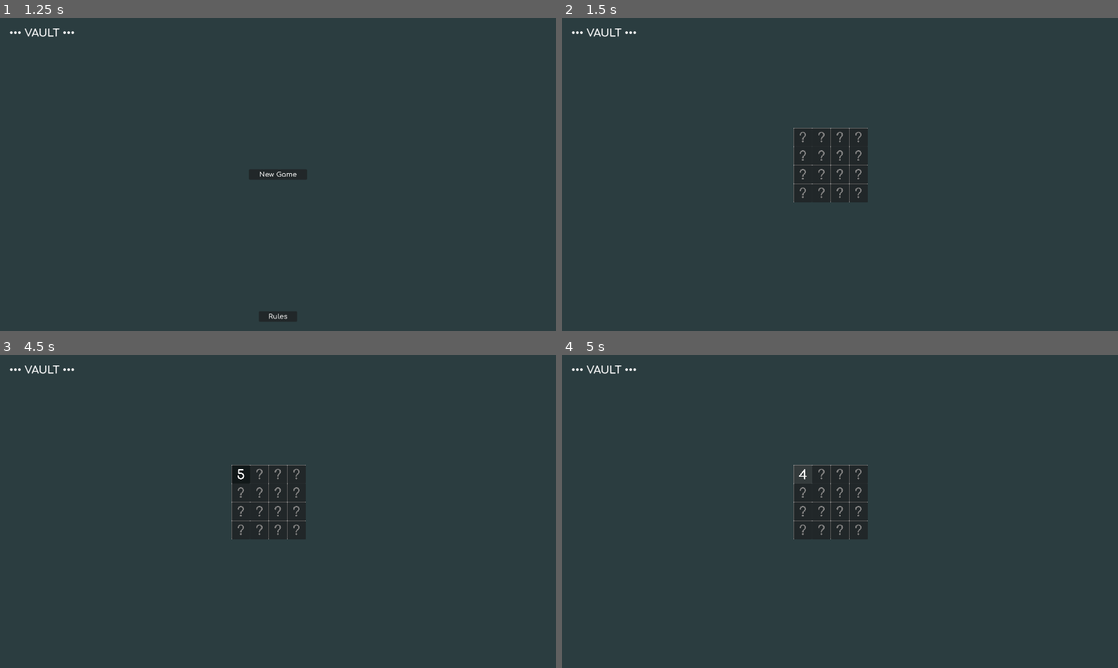
Above: before the commit, frames 1-4 (two rows, left to right).
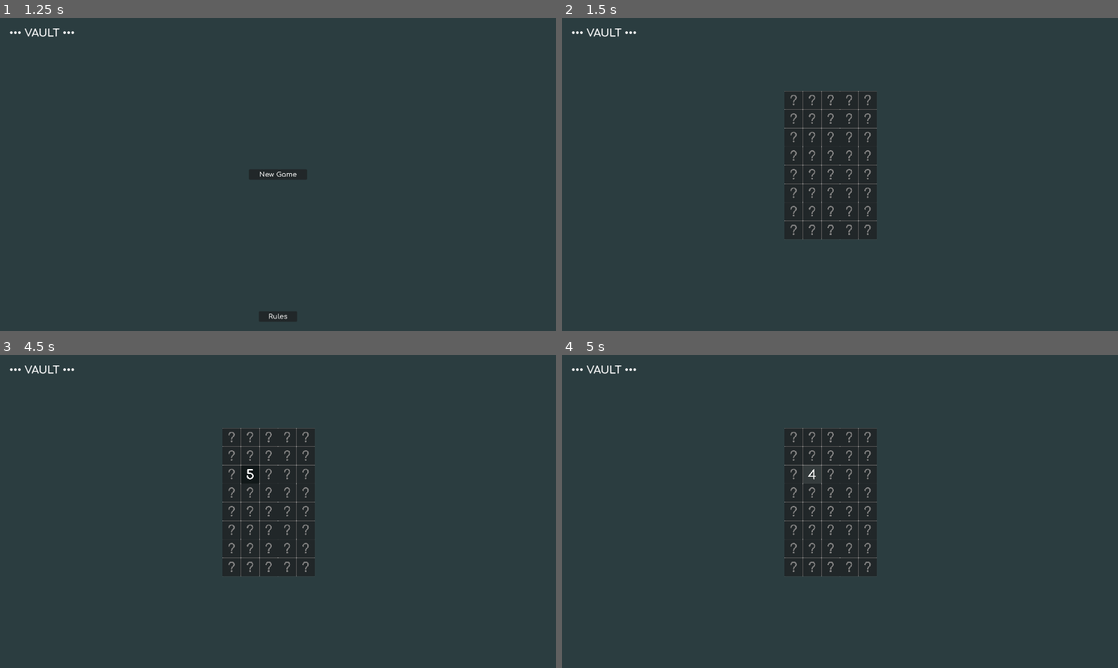
Above: after the commit, the same moments.

Repository: Kaeltyk/vault-noart
Game: Godot game, scene res://Main.tscn
The game is run twice, just before and just after one commit, with the same random seed, the same clock (stepped at 60 frames per second) and the same inputs.
Inputs (mouse positions are in pixels of both pictures, inside the frame that each line leads up to):
- Up to frame 1 (1.25 s): move the mouse to (400, 158) at 0.52 s; hold Keypad 8 (ui_eight) from 0.53 s (still down); click (400, 158) at 0.67 s; tap Keypad 5 (ui_five) at 0.8 s
- Up to frame 2 (1.5 s): release Keypad 8 (ui_eight) at 1.25 s; click "New Game" at 1.25 s
- Up to frame 3 (4.5 s): click (239, 473) at 2.02 s; click (239, 473) at 2.77 s; click (239, 473) at 3.52 s; tap Enter at 4.25 s; tap Keypad 5 (ui_five) at 4.35 s; click (239, 473) at 4.42 s
- Up to frame 4 (5 s): tap Keypad 4 (ui_four) at 4.55 s

Frame 1 is identical in both runs. In frame 2, 1.0% of the frame differs, in the area x 40-57%, y 23-71%; in frame 3, 1.1%; in frame 4, 1.1%.

Commit message:
Clean code + interactions limitations from cell states

Diff:
--- a/Game.gd
+++ b/Game.gd
@@ -4,25 +4,40 @@
 @export var m_cellScene:PackedScene
 @export var m_boardControl:Control
 
-@export var boardXSize:int = 4
-@export var boardYSize:int = 4
+var boardXSize:int = 3
+var boardYSize:int = 3
+
+#region CellData
 
 class CellData:
+	enum ECellState { UNSET, GUESS, SET }
+	var cellState:ECellState = ECellState.UNSET
 	var cellRef:Cell
 	var cellId:int
 	var value:int
-	var codeStr:String
+	var guess:int = -1
+	var codeStr:String = ""
 	var codeSequence:Array[int] = []
 	func _init(_cellRef:Cell, _cellId:int, _value:int) -> void:
 		self.cellRef = _cellRef
 		self.cellId = _cellId
 		self.value = _value
-		self.codeStr = ""
+	func set_guess(guessValue:int) -> void:
+		self.guess = guessValue
+		self.cellState = ECellState.GUESS
+		self.cellRef.set_guess(guessValue)
+	func reset_guess() -> void:
+		self.guess = -1
+		self.cellState = ECellState.UNSET
+		self.cellRef.reset_guess()
+	func set_hacked() -> void:
+		self.cellState = ECellState.SET
+		self.cellRef.set_hacked(value)
+
+#endregion
 
 var currentHoveredCell:Cell
 var allCellDatas:Array[CellData] = []
-#var codeValues:Array[int] = []
-#var hackedCodes:Array[String] = []
 
 # Called when the node enters the scene tree for the first time.
 #func _ready():
@@ -33,25 +48,28 @@
 #func _process(delta):
 	#pass
 
-func start_new_game() -> void:
-	print("Starting new game!")
+func start_new_game(xsize:int = 4, ysize:int = 4) -> void:
+	print("Starting new game")
+	boardXSize = xsize
+	boardYSize = ysize
 	#instantiate a grid to test
 	var xtopOffset:float = 1920/2.0 - 64.0 * (boardXSize/2.0 + 0.5)
 	var ytopOffset:float = 1080/2.0 - 64.0 * (boardYSize/2.0 + 0.5)
-	for x:int in range(boardXSize):
-		for y:int in range(boardYSize):
+	for y:int in range(boardYSize):
+		for x:int in range(boardXSize):
 			var newCell:Cell = m_cellScene.instantiate()
 			newCell.game = self
 			newCell.global_position = Vector2(xtopOffset + x*64.0,ytopOffset + y*64.0)
 
 			var code:int = randi_range(0, 9)
-			var newCellData:CellData = CellData.new(newCell, x*boardYSize+y, code)
+			var newCellData:CellData = CellData.new(newCell, y*boardXSize+x, code)
 
 			allCellDatas.append(newCellData)
-			print("code value for cell %s is %s" % [(x*boardYSize+y), code])
+			#print("code value for cell %s is %s" % [(y*boardXSize+x), code])
 
 			m_boardControl.add_child(newCell)
 	#var _result:int = hackedCodes.resize(allCells.size())
+	dbg_log_code()
 
 
 func on_cell_enter(enteredCell: Cell) -> void:
@@ -70,57 +88,71 @@
 
 func _input(event:InputEvent) -> void:
 	#print(event.as_text())
-	if (event.is_action_pressed("ui_zero")):
-		update_guess_if_possible(0)
-	elif (event.is_action_pressed("ui_one")):
-		update_guess_if_possible(1)
-	elif (event.is_action_pressed("ui_two")):
-		update_guess_if_possible(2)
-	elif (event.is_action_pressed("ui_three")):
-		update_guess_if_possible(3)
-	elif (event.is_action_pressed("ui_four")):
-		update_guess_if_possible(4)
-	elif (event.is_action_pressed("ui_five")):
-		update_guess_if_possible(5)
-	elif (event.is_action_pressed("ui_six")):
-		update_guess_if_possible(6)
-	elif (event.is_action_pressed("ui_seven")):
-		update_guess_if_possible(7)
-	elif (event.is_action_pressed("ui_eight")):
-		update_guess_if_possible(8)
-	elif (event.is_action_pressed("ui_nine")):
-		update_guess_if_possible(9)
-	elif (event.is_action_pressed("ui_guess_reset")):
-		reset_guess_if_possible()
+	if (event.is_action_pressed("ui_zero")):		update_guess_if_possible(0)
+	elif (event.is_action_pressed("ui_one")):		update_guess_if_possible(1)
+	elif (event.is_action_pressed("ui_two")):		update_guess_if_possible(2)
+	elif (event.is_action_pressed("ui_three")):		update_guess_if_possible(3)
+	elif (event.is_action_pressed("ui_four")):		update_guess_if_possible(4)
+	elif (event.is_action_pressed("ui_five")):		update_guess_if_possible(5)
+	elif (event.is_action_pressed("ui_six")):		update_guess_if_possible(6)
+	elif (event.is_action_pressed("ui_seven")):		update_guess_if_possible(7)
+	elif (event.is_action_pressed("ui_eight")):		update_guess_if_possible(8)
+	elif (event.is_action_pressed("ui_nine")):		update_guess_if_possible(9)
+	elif (event.is_action_pressed("ui_guess_reset")):	reset_guess_if_possible()
 
 func update_guess_if_possible(value:int) -> void:
 	if (currentHoveredCell != null):
-		currentHoveredCell.set_guess(value)
+		var cellData:CellData = get_cellData_from_cell(currentHoveredCell)
+		assert(currentHoveredCell == cellData.cellRef, "mismatch: allCellDatas[get_cell_id(cell)] != cell !!")
+		var canSetGuess:bool = cellData.cellState != CellData.ECellState.SET
+		if (canSetGuess):
+			cellData.set_guess(value)
+			#currentHoveredCell.set_guess(value)
 
 func reset_guess_if_possible() -> void:
 	if (currentHoveredCell != null):
-		currentHoveredCell.reset_guess()
+		var cellData:CellData = get_cellData_from_cell(currentHoveredCell)
+		var canResetGuess:bool = cellData.cellState != CellData.ECellState.SET
+		if (canResetGuess):
+			cellData.reset_guess()
 
 func get_cell_id(cell:Cell) -> int:
-	for cellData:CellData in allCellDatas:
-		if cellData.cellRef == cell:
-			return cellData.cellId
+	for i:int in range(allCellDatas.size()):
+	#for cellData:CellData in allCellDatas:
+		if (allCellDatas[i].cellRef == cell):
+			return i
 	assert(false, "get_cell_id fail!")
 	return -1
 
+func get_cellData_from_cell(cell:Cell) -> CellData:
+	for cellData:CellData in allCellDatas:
+		if (cellData.cellRef == cell):
+			return cellData
+	assert(false, "get_cellData_from_cell fail!")
+	return null
+
 func on_cell_hacked(hackedCell:Cell) -> void:
-	var cellId:int = get_cell_id(hackedCell)
-	var isAlreadyHacked:bool = (allCellDatas[cellId].codeStr != null && allCellDatas[cellId].codeStr != "")
-	if isAlreadyHacked:
-		print("cell %d already hacked" % cellId)
+	var cellData:CellData = get_cellData_from_cell(hackedCell)
+	var isAlreadyHacked:bool = cellData.cellState == CellData.ECellState.SET # (cellData.codeStr != null && cellData.codeStr != "")
+	if (isAlreadyHacked):
+		#print("cell %d already hacked" % cellData.cellId)
 		return
-	generate_code_for_cell(cellId)
-	hackedCell.set_hacked(allCellDatas[cellId].value)
+	generate_code_for_cell(cellData)
+	cellData.cellState = CellData.ECellState.SET
+	cellData.set_hacked()
 
 func on_cell_clicked(hackedCell:Cell) -> void:
 	pass
 
-func generate_code_for_cell(cellId:int) -> void:
+func generate_code_for_cell(cellData:CellData) -> void:
 	# first get cell quadrant so we can get target quadrant
 	# then walk random path toward target & store digits for the code
 	pass
+
+func dbg_log_code() -> void:
+	for y:int in range(boardYSize):
+		var logstr:String = "code line %s: " % y;
+		for x:int in range(boardXSize):
+			var cellid:int = y*boardXSize+x
+			logstr = logstr + "%s" % allCellDatas[cellid].value
+		print(logstr)
--- a/Main.tscn
+++ b/Main.tscn
@@ -267,7 +267,6 @@
 middle_mouse_paste_enabled = false
 
 [node name="CanvasLayer_Game" type="CanvasLayer" parent="." node_paths=PackedStringArray("m_boardControl")]
-unique_name_in_owner = true
 script = ExtResource("8_aegs5")
 m_cellScene = ExtResource("4_f2ehu")
 m_boardControl = NodePath("Control")
--- a/Scripts/Menu.gd
+++ b/Scripts/Menu.gd
@@ -31,7 +31,7 @@
 	print("New Game!")
 	Helpers.enable_and_show_node(m_vaultGame)
 	Helpers.disable_and_hide_node(m_initializer.m_menuCanvas)
-	m_vaultGame.start_new_game()
+	m_vaultGame.start_new_game(5, 8)
 
 
 func ShowRules() -> void:
